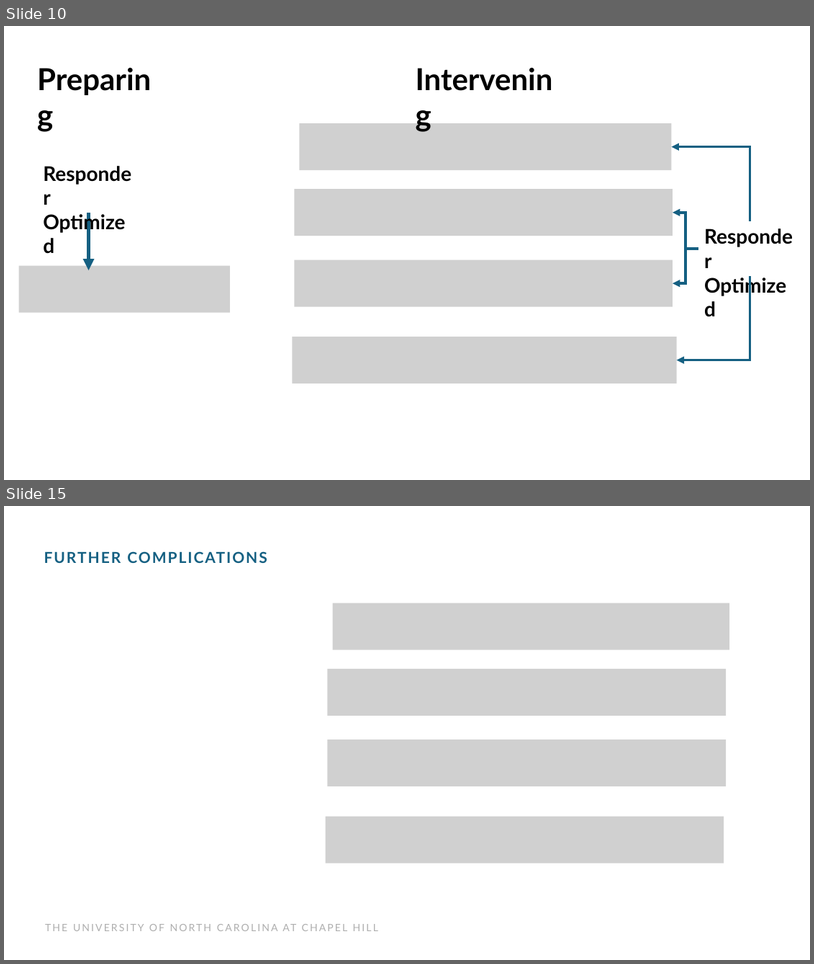
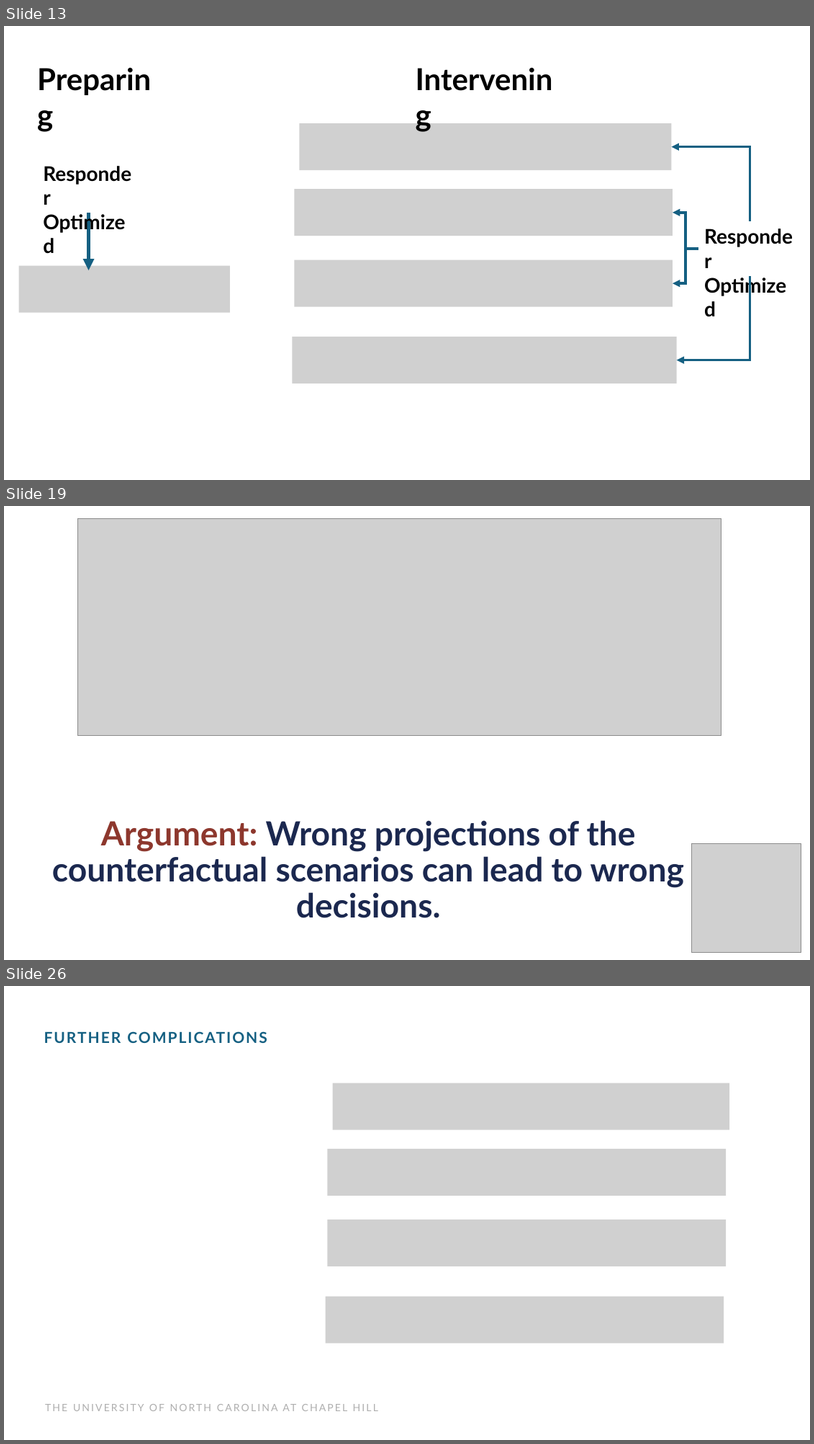
Before and after one commit to UNCIDD/scenario-eval-theory, a slide deck: presentations/INIPresentation_JL.pptx. Shown one above the other, each under a label of ours: slides 10 and 15 before the commit, slides 13, 19 and 26 after it; the slides between them are not shown. The pictures are 814x964 and 814x1444 pixels, drawn with LibreOffice and Linux fonts; fonts in the diff are those of the drawing; grey boxes stand for pictures. Boxes give left, top, right and bottom in pixels: in the first picture for what was removed or moved away, otherwise in the second. Text is boxed around its words. In the diff, an @@ line names an element or a change of style, - is before the commit and + after.

Commit message:
JL presentation and supporting figures

```diff
--- a/presentations/INIPresentation_JL.pptx
+++ b/presentations/INIPresentation_JL.pptx
@@ slide 19 added at [4, 506, 810, 960], background #FFFFFF @@
@@ picture added at [78, 518, 722, 735] @@
@@ title added at [52, 820, 685, 918], 39.6 pt, text #1B284F, bold @@
+Argument: Wrong projections of the counterfactual scenarios can lead to wrong decisions.
@@ picture added at [692, 844, 801, 952] @@
@@ what was slide 10 is now slide 13 @@
@@ what was slide 15 is now slide 26 @@
```
Also in this commit, not shown: 5 slides changed, 15 other slides added, 2 slides removed, 4 other files.
